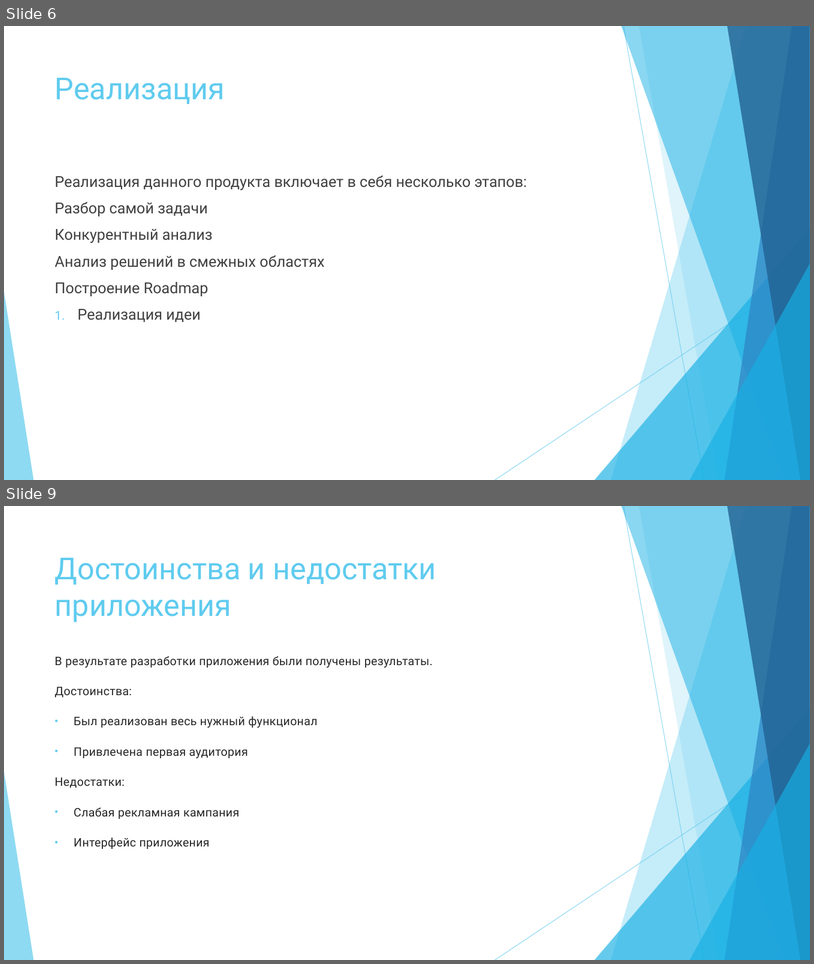
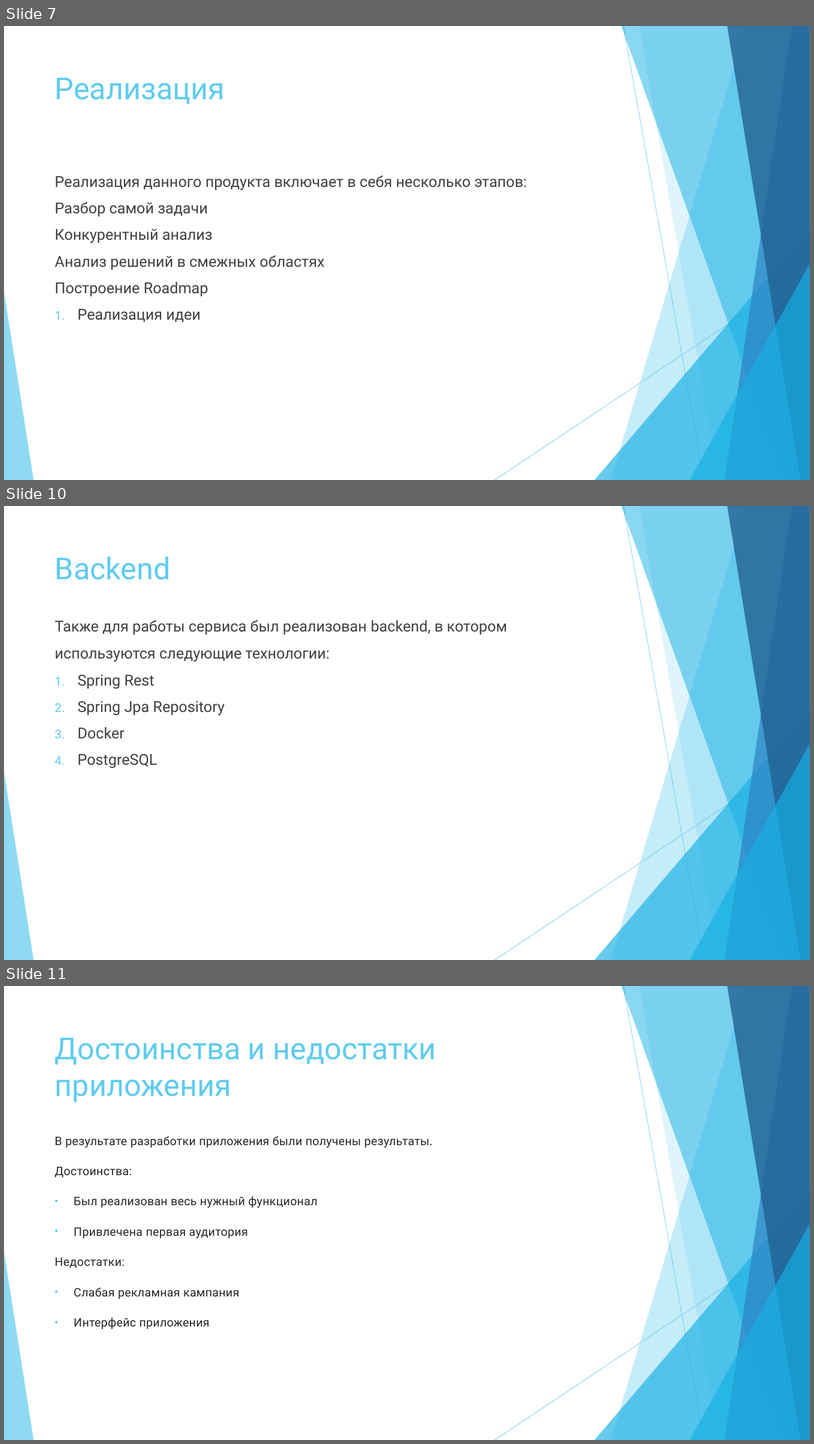
Before and after one commit to s1ngle0f/Achivements, a slide deck: Файлы для оценки/Социальный челленджер.pptx. Shown one above the other, each under a label of ours: slides 6 and 9 before the commit, slides 7, 10 and 11 after it; the slides between them are not shown. The pictures are 814x964 and 814x1444 pixels, drawn with LibreOffice and Linux fonts; fonts in the diff are those of the drawing. Boxes give left, top, right and bottom in pixels: in the first picture for what was removed or moved away, otherwise in the second. Text is boxed around its words. In the diff, an @@ line names an element or a change of style, - is before the commit and + after.

```diff
--- a/Файлы для оценки/Социальный челленджер.pptx
+++ b/Файлы для оценки/Социальный челленджер.pptx
@@ slide 10 added at (4,506,810,960), background #FFFFFF; not listed: 10 template elements that a slide beside it also shows @@
@@ title added at (55,556,171,580), 36 pt, text #5FCBEF @@
+Backend
@@ text added at (55,620,507,768), 18 pt, text #404040 @@
+Также для работы сервиса был реализован backend, в котором используются следующие технологии:
+1. Spring Rest
+2. Spring Jpa Repository
+3. Docker
+4. PostgreSQL
@@ what was slide 6 is now slide 7 @@
@@ what was slide 9 is now slide 11 @@
```
Also in this commit, not shown: 3 slides changed, 1 other slide added, 3 other files.
